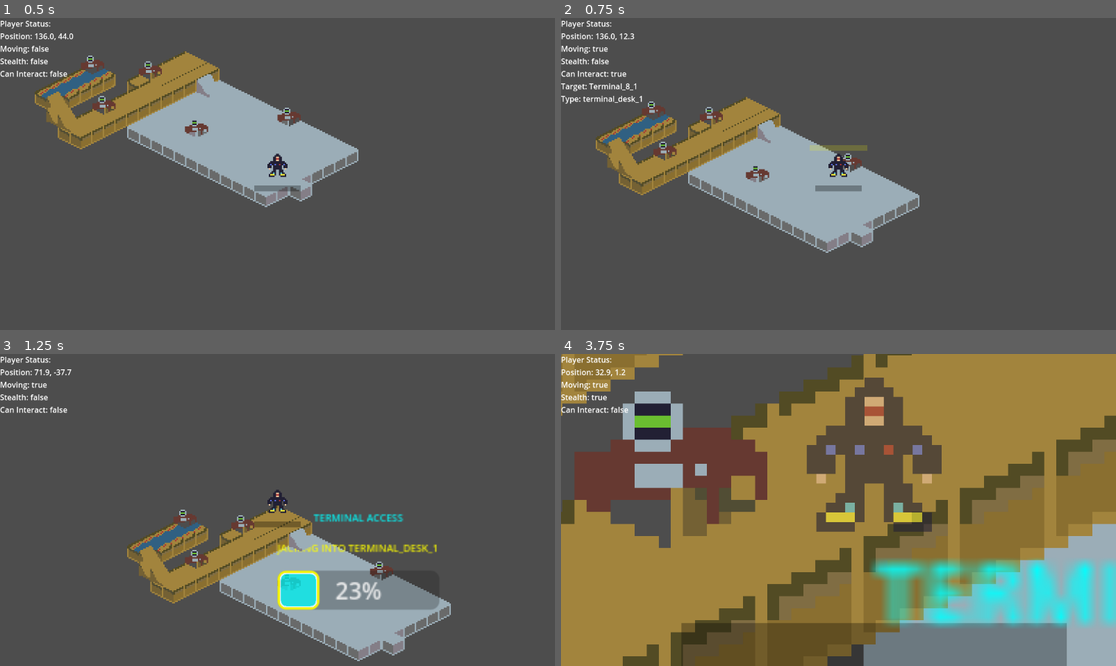
Above: before the commit, frames 1-4 (two rows, left to right).
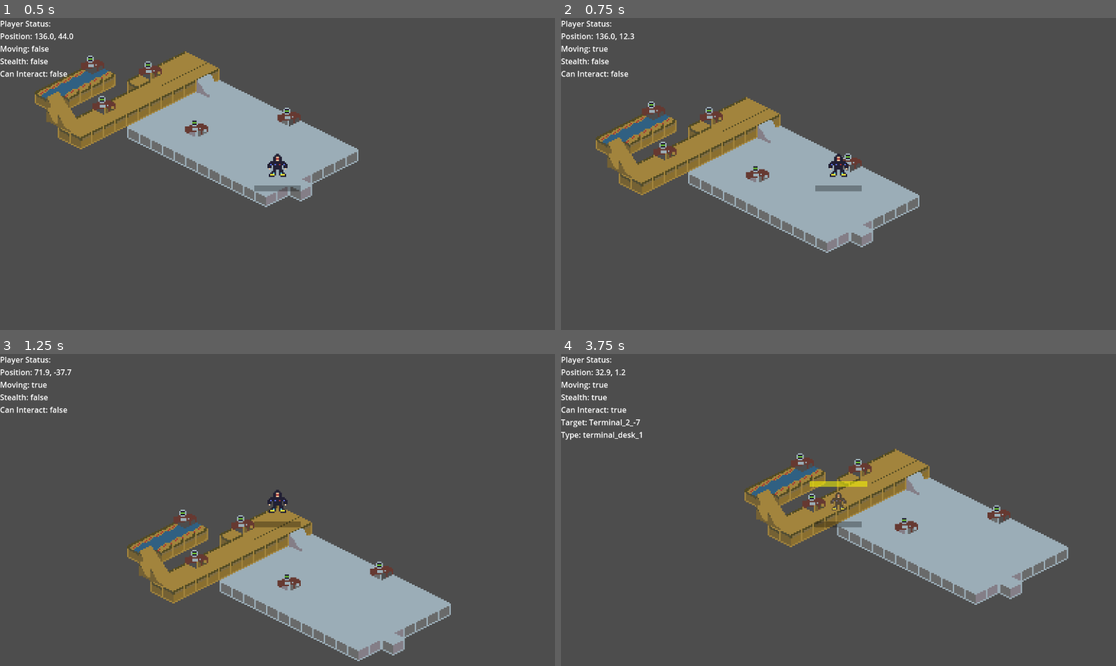
Above: after the commit, the same moments.

Repository: rivie13/cybercrawler-stealth-action
Game: Godot game, scene res://scenes/Main.tscn
Two runs of this game, one before a commit and one after it. Both use one fixed random seed, a clock stepped at 60 frames per second and the inputs below.
Inputs (mouse positions are in pixels of both pictures, inside the frame that each line leads up to):
- Up to frame 1 (0.5 s): no input
- Up to frame 2 (0.75 s): tap Enter (ui_accept) at 0.5 s; move the mouse to (810, 236) at 0.52 s; hold W (move_up) from 0.53 s (still down); tap Space (interact) at 0.6 s; click (810, 236) at 0.67 s
- Up to frame 3 (1.25 s): keep holding W (move_up); tap Enter (ui_accept) at 0.77 s
- Up to frame 4 (3.75 s): release W (move_up) at 1.25 s; drag from (1005, 556) to (810, 572) at 1.27 s; move the mouse to (672, 463) at 2.02 s; hold A (move_left) 2.03-2.75 s; tap Shift (stealth) at 2.1 s; tap Space (interact) at 2.3 s; drag from (866, 510) to (672, 463) at 2.77 s; move the mouse to (755, 432) at 3.52 s; hold S (move_down) from 3.53 s (still down); tap Ctrl at 3.6 s

Frame 1 is identical in both runs. In frame 2, 0.5% of the frame differs, in the area x 0-56%, y 16-43%; in frame 3, 3.9%; in frame 4, 85%, in the area x 0-100%, y 0-100%.

Commit message:
Refine player interaction search logic with cooldown mechanism
- Updated the interaction handling in created_player.gd to include a cooldown for searching terminals when the player moves or lacks a valid target.
- Adjusted unit tests in test_created_player.gd to reflect the new cooldown behavior, ensuring accurate testing of interaction triggers.

This commit enhances the gameplay experience by preventing excessive searches and improving the efficiency of player interactions.

Diff:
--- a/cybercrawler_basicstealthaction/scripts/player/created_player.gd
+++ b/cybercrawler_basicstealthaction/scripts/player/created_player.gd
@@ -99,18 +99,23 @@
 	if not input_behavior or not interaction_component:
 		return
 
-	# Check if player moved significantly - ALWAYS search when player moves
+	# Check if player moved significantly
 	var should_search = false
 	if global_position.distance_to(last_player_position) > 1.0:
 		should_search = true
 		last_player_position = global_position
 
-	# Search for terminals when player moves or if we don't have a valid target
-	if should_search or not interaction_component.can_interact():
+	# Search for terminals when player moves (with cooldown) or if we don't have a valid target
+	var current_time = Time.get_time_dict_from_system().get("second", 0) + Time.get_time_dict_from_system().get("msec", 0) / 1000.0
+	var time_since_last_search = current_time - last_interaction_search_time
+	var should_search_due_to_movement = should_search and time_since_last_search > interaction_search_cooldown
+	var should_search_due_to_no_target = not interaction_component.can_interact() and time_since_last_search > interaction_search_cooldown
+
+	if should_search_due_to_movement or should_search_due_to_no_target:
 		# Find nearby terminals using 2D position
 		var target = interaction_component.find_interaction_target(global_position)
 		input_behavior.set_interaction_target(target)
-		last_interaction_search_time = Time.get_time_dict_from_system().get("second", 0)
+		last_interaction_search_time = current_time
 
 	# Handle interaction input AFTER updating target
 	if Input.is_action_just_pressed("interact"):
--- a/cybercrawler_basicstealthaction/tests/unit/player/test_created_player.gd
+++ b/cybercrawler_basicstealthaction/tests/unit/player/test_created_player.gd
@@ -292,14 +292,14 @@
 	created_player.last_player_position = Vector2(100, 100)
 
 	# Move player and trigger search
-	created_player.global_position = Vector2(150, 150)
+	created_player.global_position = Vector2(101, 101)  # Small movement to trigger search
 	created_player._handle_interactions(0.016)
 
 	# Should search once
 	assert_eq(mock_input_behavior.get_set_interaction_target_call_count(), 1, "Should search once")
 
 	# Move again immediately (should be blocked by cooldown)
-	created_player.global_position = Vector2(200, 200)
+	created_player.global_position = Vector2(102, 102)  # Small movement to trigger search
 	created_player._handle_interactions(0.016)
 
 	# Should still only search once due to cooldown
